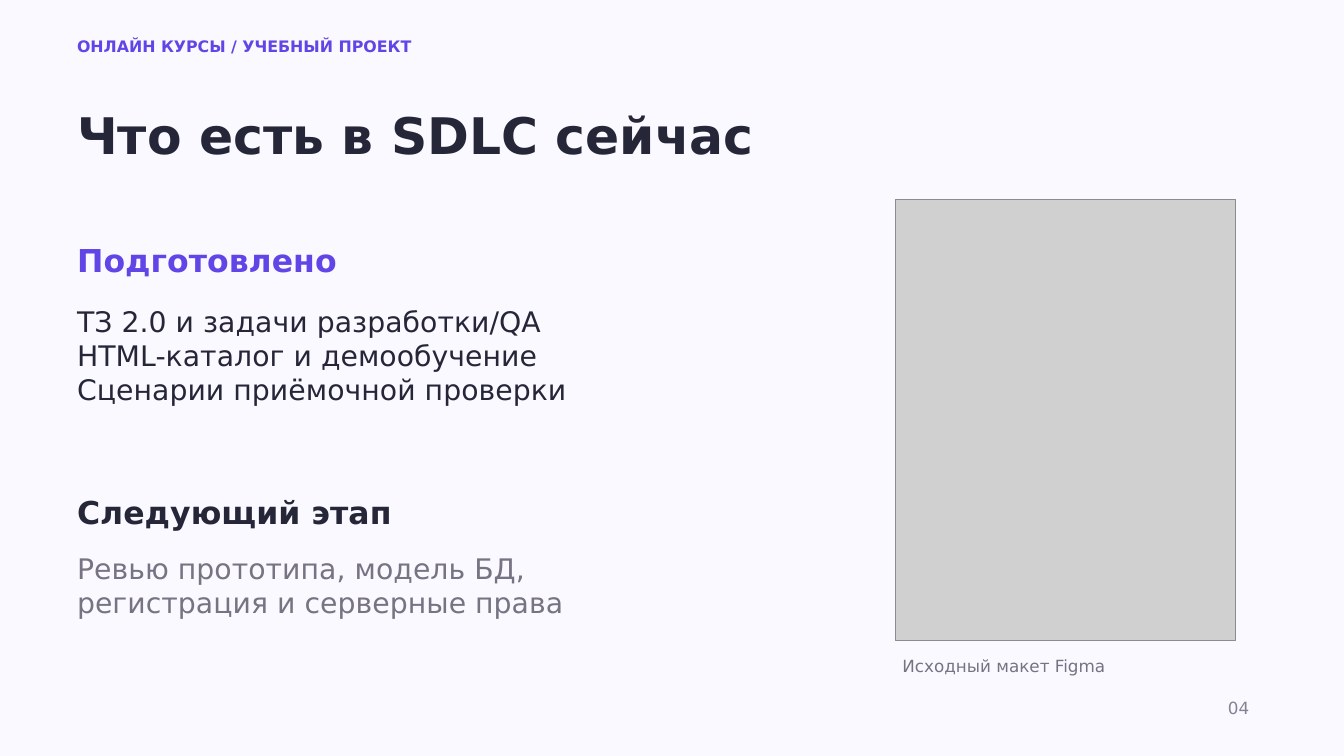
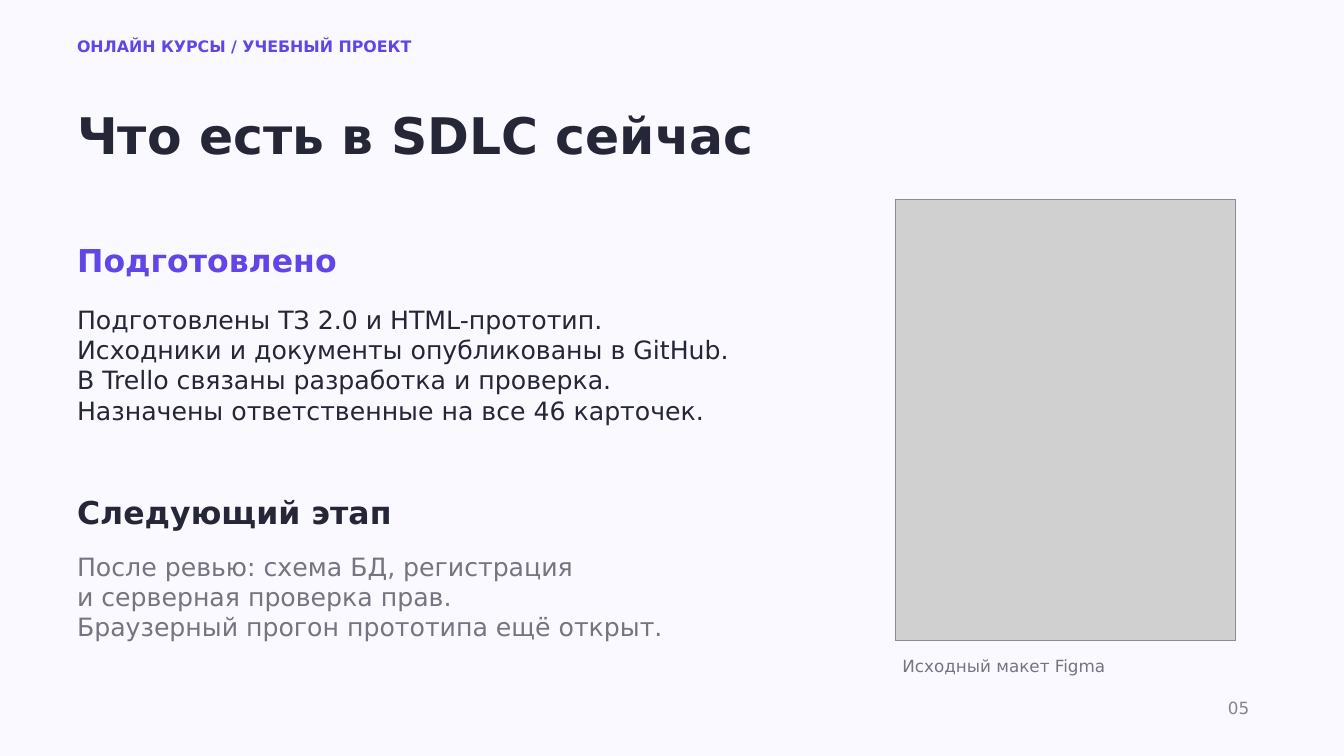
Before and after one commit to lool132k/Online-Courses, a slide deck: slide 5 of docs/presentation.pptx (slide 4 before the commit). Drawn at 1344x756 pixels with LibreOffice and Linux fonts; fonts in the diff are those of the drawing; grey boxes stand for pictures. Boxes give left, top, right and bottom in pixels: in the first picture for what was removed or moved away, otherwise in the second. Text is boxed around its words. In the diff, an @@ line names an element or a change of style, - is before the commit and + after.

```diff
--- a/docs/presentation.pptx
+++ b/docs/presentation.pptx
@@ text at [77, 310, 728, 426]: text changed; size 20.2 to 18 pt @@
-ТЗ 2.0 и задачи разработки/QA
-HTML-каталог и демообучение
-Сценарии приёмочной проверки
+Подготовлены ТЗ 2.0 и HTML-прототип.
+Исходники и документы опубликованы в GitHub.
+В Trello связаны разработка и проверка.
+Назначены ответственные на все 46 карточек.
@@ text at [77, 557, 663, 641]: text changed; size 20.2 to 18 pt @@
-Ревью прототипа, модель БД,
-регистрация и серверные права
+После ревью: схема БД, регистрация
+и серверная проверка прав.
+Браузерный прогон прототипа ещё открыт.
@@ text at [1228, 701, 1249, 714]: text changed @@
-04
+05
```
Also in this commit, not shown: 2 other slides changed, 5 slides added, 3 slides removed, 1 other file.
